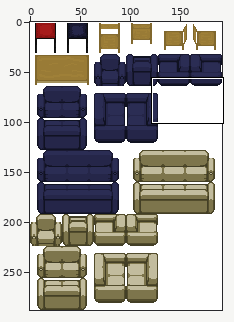
Two versions of one sprite sheet, CD_Objects.png. Above: a wide view before the commit, with the close-up outlined.
Close-up. Before the edit:
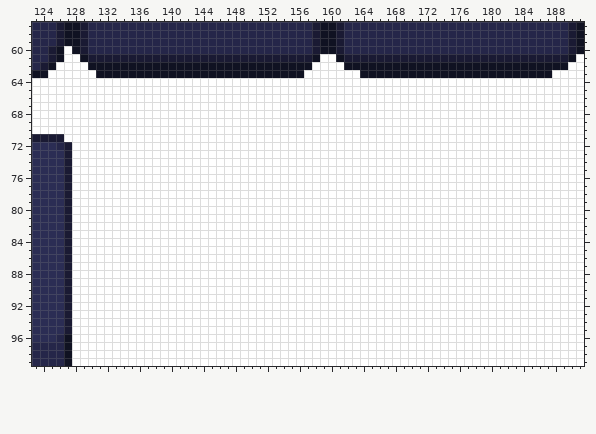
The file is 192x288 pixels. Colours within 5 levels of each other are drawn and written as one. Shown: x 123..191, y 57..99.
Now the later version:
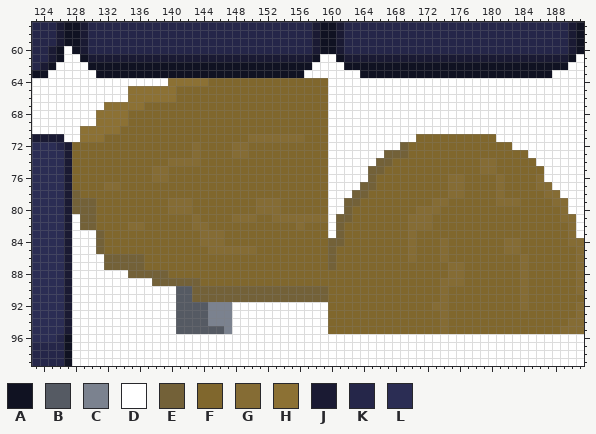
Palette (. is transparent): A #101222  B #555a63  C #7b828f  D #ffffff  E #736138  F #80672d  G #856c34  H #8c7134  J #1a1a33  K #252649  L #2b2d54
The commit says: Halbrunde Tische hinzugefügt
Difference:
y 64: x 140..159 DDDDDDDDDDDDDDDDDDDD -> HHHHHFFFFFFFFFFFFFFF
y 65..66: x 135..159 DDDDDDDDDDDDDDDDDDDDDDDDD -> HHHHHHFFFFFFFFFFFFFFFFFFF
y 67: x 132..159 DDDDDDDDDDDDDDDDDDDDDDDDDDDD -> HHHHHFFFFFFFFFFFFFFFFFFFFFFF
y 68..69: x 131..159 DDDDDDDDDDDDDDDDDDDDDDDDDDDDD -> HHHHFFFFFFFFFFFFFFFFFFFFFFFFF
y 70: x 129..159 DDDDDDDDDDDDDDDDDDDDDDDDDDDDDDD -> HHHHHFFFFFFFFFFFFFFFFFFFFFFFFFF
y 71: x 129..159 DDDDDDDDDDDDDDDDDDDDDDDDDDDDDDD -> HHHFFFFFFFFFFFFFFFFFFGGGGGGGFFF; x 171..180 DDDDDDDDDD -> FFFFFFFFFF
y 72: x 128..159 DDDDDDDDDDDDDDDDDDDDDDDDDDDDDDDD -> FFFFFFFFFFFFFFFGFFFFGGFFFFFFFFFF; x 169..182 DDDDDDDDDDDDDD -> EFFFFFFFFFFFFF
y 73: x 128..159 DDDDDDDDDDDDDDDDDDDDDDDDDDDDDDDD -> FFFFFFFFFFFFFFFGFFFFGGFFFFFFFFFF; x 167..184 DDDDDDDDDDDDDDDDDD -> EEEFFFFFFFFFFFFFFF
y 74: x 128..159 DDDDDDDDDDDDDDDDDDDDDDDDDDDDDDDD -> FFFFFFFFFFFFGGGGFFFFFFFFFFFFFFFF; x 166..185 DDDDDDDDDDDDDDDDDDDD -> EEFFFFFFFFFFFGGFFFFF
y 75: x 128..159 DDDDDDDDDDDDDDDDDDDDDDDDDDDDDDDD -> FFFFFFFFFFGGFFFFFFFFFFFFFFFFFFFF; x 165..186 DDDDDDDDDDDDDDDDDDDDDD -> EEFFFFFFFFFFFFGGFFFFFF
y 76: x 128..159 DDDDDDDDDDDDDDDDDDDDDDDDDDDDDDDD -> FFFFFFFFFFGGFFFFFFFFFFFFFFFFFFFF; x 165..186 DDDDDDDDDDDDDDDDDDDDDD -> EFFFFFFFFFGGFFFFGFFFFG
y 77: x 128..159 DDDDDDDDDDDDDDDDDDDDDDDDDDDDDDDD -> FFFFGGFFFFFFFFFFFFFFFFFFFFFFFFFF; x 164..187 DDDDDDDDDDDDDDDDDDDDDDDD -> EEFFFFFFFFFGGFFFFGFFFFGG
y 78: x 128..159 DDDDDDDDDDDDDDDDDDDDDDDDDDDDDDDD -> EFFFFFFFFFFFFFFFFFFFFFFFFFFFFFFF; x 163..188 DDDDDDDDDDDDDDDDDDDDDDDDDD -> EEFFFFFFFFFFGGFFFFGFFFFFGG
y 79: x 128..159 DDDDDDDDDDDDDDDDDDDDDDDDDDDDDDDD -> EEEFFFFFFFFFGGGFFFFFFFFGGGFFFFFF; x 162..189 DDDDDDDDDDDDDDDDDDDDDDDDDDDD -> EEFFFFFFFFFGGFFFFFFGGGFFFFGG
y 80: x 128..159 DDDDDDDDDDDDDDDDDDDDDDDDDDDDDDDD -> EEEFFFFFFFFFGGGFFFFFFFFGGGFFFFFF; x 162..189 DDDDDDDDDDDDDDDDDDDDDDDDDDDD -> EFFFFFFFFGGGFFFFFFFFFFFFFFFG
y 81: x 129..159 DDDDDDDDDDDDDDDDDDDDDDDDDDDDDDD -> EEFFFFFFFFFFFFGFFFFGGGFFGGGGGGG; x 161..190 DDDDDDDDDDDDDDDDDDDDDDDDDDDDDD -> EEFFFFFFFGGGFFFFFFFFFFFFFFFFGG
y 82: x 129..159 DDDDDDDDDDDDDDDDDDDDDDDDDDDDDDD -> EEFFFFGGFFFFFFGGFFFFFFFFFFFGFFF; x 161..190 DDDDDDDDDDDDDDDDDDDDDDDDDDDDDD -> EFFFFFFFFGGGFFFFFFFFFFFFFFFFFG
y 83: x 131..159 DDDDDDDDDDDDDDDDDDDDDDDDDDDDD -> EFFFFFFFFFFFFGGGFFFFFFFFFFFFF; x 161..190 DDDDDDDDDDDDDDDDDDDDDDDDDDDDDD -> EFFFFFFFFGFFFFFFFFFFFFFFFFFFFG
y 84: x 131..191 DDDDDDDDDDDDDDDDDDDDDDDDDDDDDDDDDDDDDDDDDDDDDDDDDDDDDDDDDDDDD -> EFFFFFFFFFFFFGGGFFFFFFFFFFFFFEEFFFFFFFFGFFFGFFFFFFFGGFFFFFFGG
y 85: x 131..191 DDDDDDDDDDDDDDDDDDDDDDDDDDDDDDDDDDDDDDDDDDDDDDDDDDDDDDDDDDDDD -> EFFFFFFFFFFFFFGGGGGGFFFFFFFFFEFFFFFFFFFGFFFGFFFFFFFGGFFFFFFFG
y 86: x 132..191 DDDDDDDDDDDDDDDDDDDDDDDDDDDDDDDDDDDDDDDDDDDDDDDDDDDDDDDDDDDD -> EEEEEFFFFFFFFFFFFFFFFFFFFFFFEFFFFFFFFFGFFFGFFFFFFFFFGFFFFFFG
y 87: x 132..191 DDDDDDDDDDDDDDDDDDDDDDDDDDDDDDDDDDDDDDDDDDDDDDDDDDDDDDDDDDDD -> EEEEEFFFFFFFFFFFFFFFFFFFFFFFEFFFFFFFFFFFFFFGGFFFFFFFGFFFFFFG
y 88: x 135..191 DDDDDDDDDDDDDDDDDDDDDDDDDDDDDDDDDDDDDDDDDDDDDDDDDDDDDDDDD -> EEEEEFFFFFFFFFFFFFFFFFFFFFFFFFFFFFFFFFFFGGFFFFFFFGFFFFFFG
y 89: x 138..191 DDDDDDDDDDDDDDDDDDDDDDDDDDDDDDDDDDDDDDDDDDDDDDDDDDDDDD -> EEEEEEFFFFFFFFFFFFFFFFFFFFFFFFFFFFFFGGGFFFFFFFGFFFFFFG
y 90: x 141..191 DDDDDDDDDDDDDDDDDDDDDDDDDDDDDDDDDDDDDDDDDDDDDDDDDDD -> BBEEEEEEEEEEEEEEEEEFFFFFFFFFFFFFFGFFFFFFFFFGFFFFFFG
y 91: x 141..191 DDDDDDDDDDDDDDDDDDDDDDDDDDDDDDDDDDDDDDDDDDDDDDDDDDD -> BBEEEEEEEEEEEEEEEEEFFFFFFFFFFFFFFGFFFFFFFFFGFFFFFFF
y 92: x 141..147 DDDDDDD -> BBBBCCC; x 160..191 DDDDDDDDDDDDDDDDDDDDDDDDDDDDDDDD -> FFFFFFFFFFFFFGGFFFFFFFFFGFFFFFFG
y 93: x 141..147 DDDDDDD -> BBBBCCC; x 160..191 DDDDDDDDDDDDDDDDDDDDDDDDDDDDDDDD -> FFFFFFFFFFFFFFGFFFFFFFFFFFFFFFFG
y 94: x 141..147 DDDDDDD -> BBBBCCC; x 160..191 DDDDDDDDDDDDDDDDDDDDDDDDDDDDDDDD -> FFFFFFFFFFFFFFGFFFFFFFFFFFFFFFGG
y 95: x 141..147 DDDDDDD -> BBBBBBC; x 160..191 DDDDDDDDDDDDDDDDDDDDDDDDDDDDDDDD -> FFFFFFFFFFFFFFGFFFFFFFFFFFFFFGGG
Boxes around the changes in both close-ups, in picture pixels (x1, y1, x2, y2):
changed: (72, 78, 584, 334)
